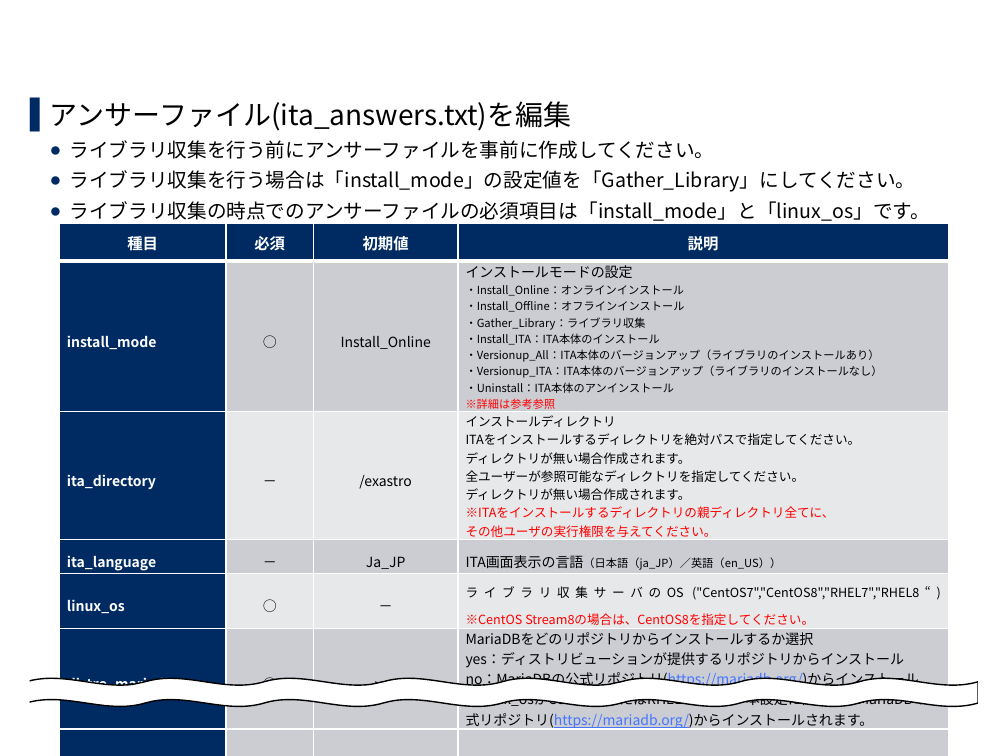
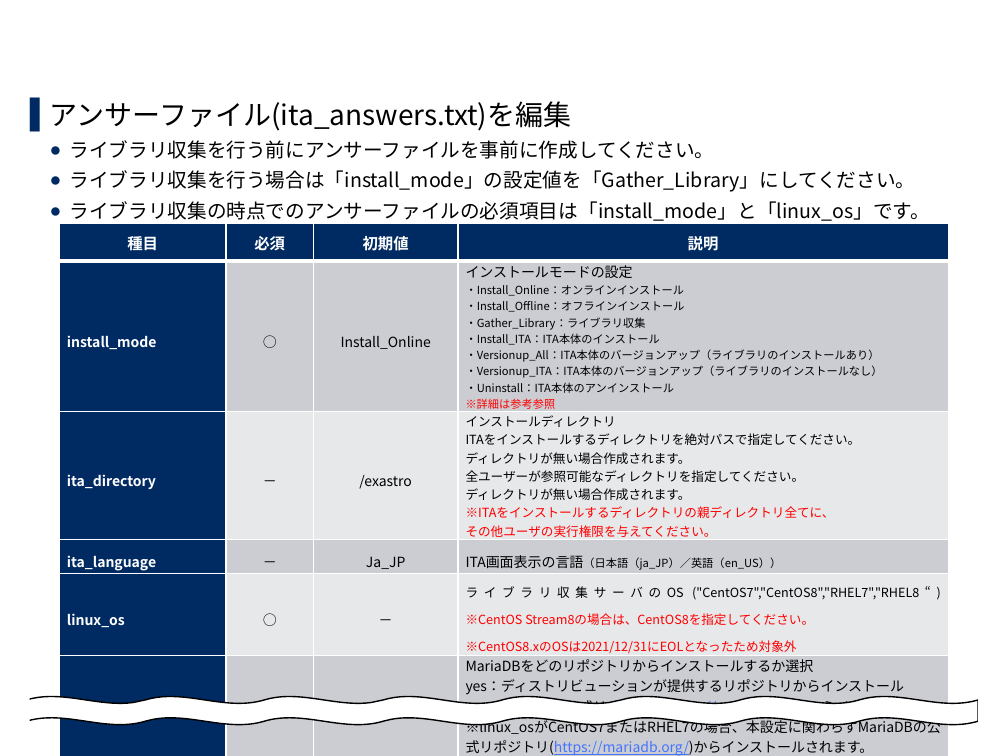
Before and after one commit to exastro-suite/it-automation-docs, a slide deck: slide 16 of asset/Learn_ja/ITA-offline-install_ja.pptx. Drawn at 1008x756 pixels with LibreOffice and Linux fonts; fonts in the diff are those of the drawing; background and template pictures are left out. Boxes give left, top, right and bottom in pixels: in the first picture for what was removed or moved away, otherwise in the second. Text is boxed around its words. In the diff, an @@ line names an element or a change of style, - is before the commit and + after.

```diff
--- a/asset/Learn_ja/ITA-offline-install_ja.pptx
+++ b/asset/Learn_ja/ITA-offline-install_ja.pptx
@@ table at (59,224,949,756) @@
@@ row 5, column 4: "ライブラリ収集サーバのOS ("CentOS7","CentOS8","RHEL7","RHEL8“) ※CentOS Stream8の場合は、CentOS8を指定してください。" to "ライブラリ収集サーバのOS ("CentOS7","CentOS8","RHEL7","RHEL8“) ※CentOS Stream8の場合は、CentOS8を指定してください。 / ※CentOS8.xのOSは2021/12/31にEOLとなったため対象外" @@
@@ 2 rectangles, 1 freeform shape: place and size @@
-2 rectangles, 1 freeform shape at (22,678,986,717)
+2 rectangles, 1 freeform shape at (22,697,986,735)
```
Also in this commit, not shown: 3 other slides changed, 9 other files.
